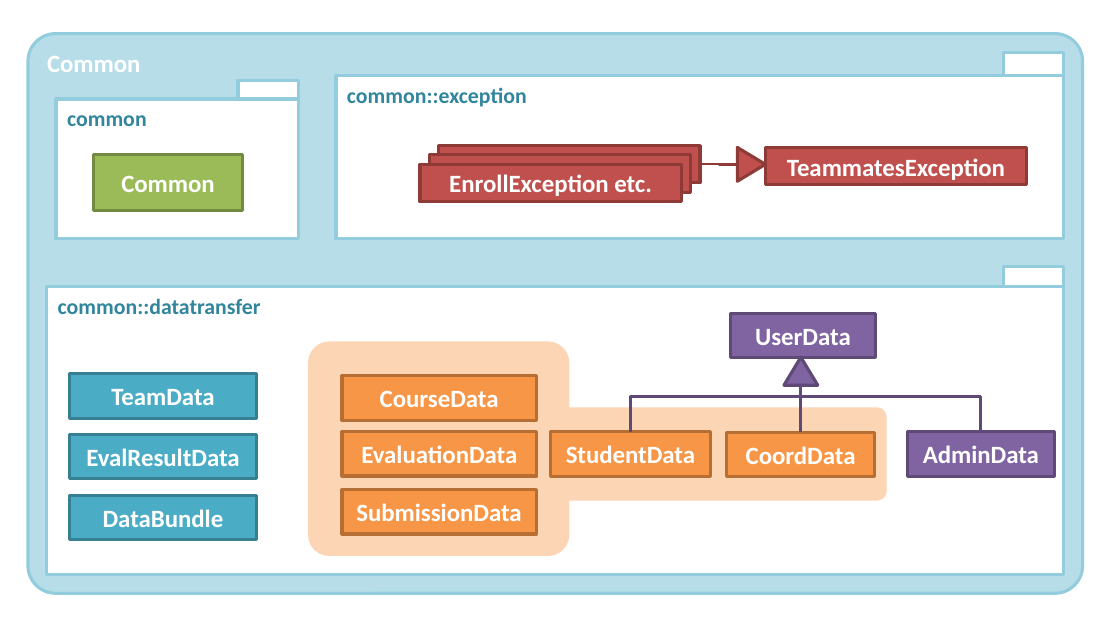
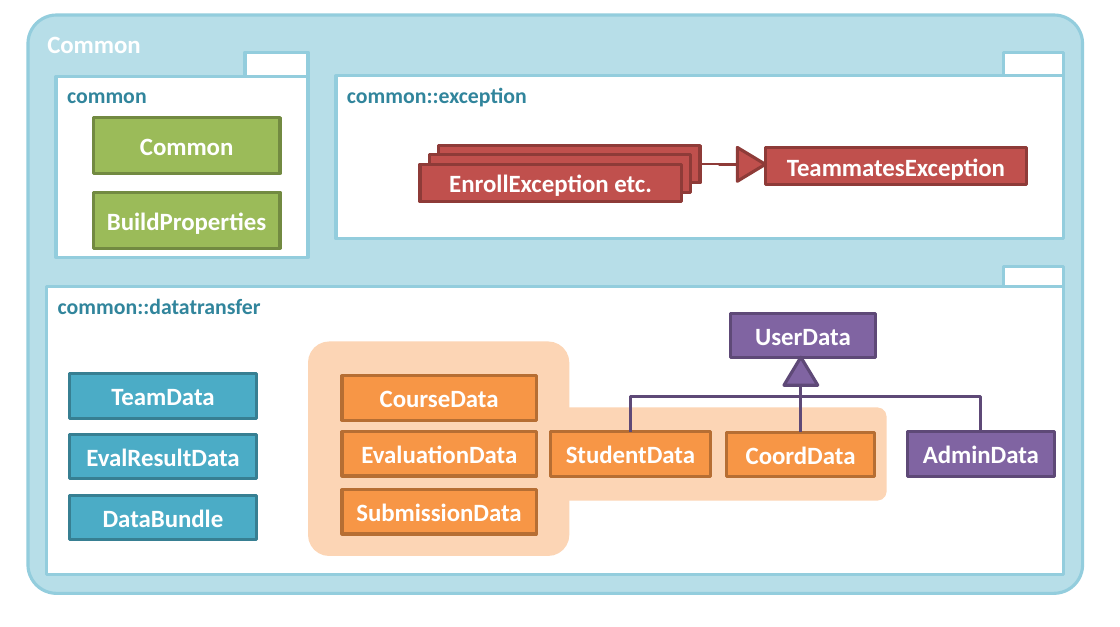
Before and after one commit to TEAMMATES/teammates, a slide deck: slide 1 of doc/diagrams/CommonComponent.pptx. Drawn at 1120x627 pixels with LibreOffice and Linux fonts; fonts in the diff are those of the drawing. Boxes give left, top, right and bottom in pixels: in the first picture for what was removed or moved away, otherwise in the second. Text is boxed around its words. In the diff, an @@ line names an element or a change of style, - is before the commit and + after.

```diff
--- a/doc/diagrams/CommonComponent.pptx
+++ b/doc/diagrams/CommonComponent.pptx
@@ rounded rectangle "Common" resized from (x1=28, y1=34, x2=1083, y2=594) to (x1=28, y1=15, x2=1083, y2=594) @@
@@ rectangle resized from (x1=237, y1=81, x2=298, y2=100) to (x1=245, y1=53, x2=308, y2=77) @@
@@ rectangle "common" resized from (x1=56, y1=99, x2=299, y2=239) to (x1=56, y1=76, x2=308, y2=258) @@
@@ rectangle "Common" resized from (x1=93, y1=155, x2=242, y2=211) to (x1=93, y1=118, x2=280, y2=174) @@
@@ rectangle added at (x1=93, y1=193, x2=280, y2=249), fill #9BBB59, outline #738A42 2 pt, 16 pt, text #FFFFFF, bold @@
+BuildProperties
```
Also in this commit, not shown: 1 other file.
